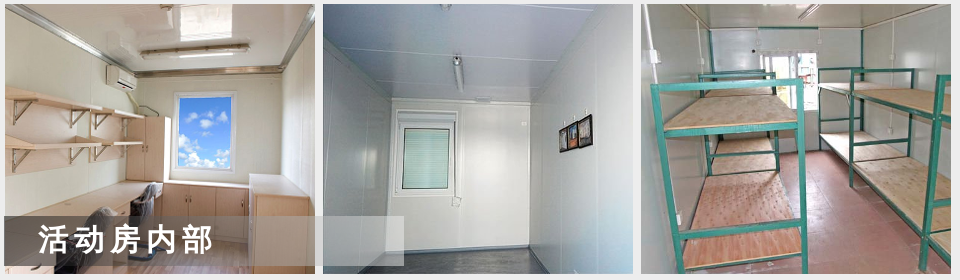
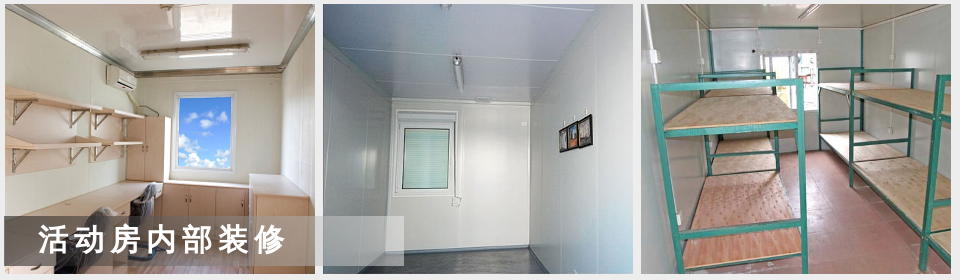
Before/after of a 960x280 layered artwork. What changed in the layer stack:
renamed "活动房内部" to "活动房内部装修", painted on it over [218, 224, 285, 255]
